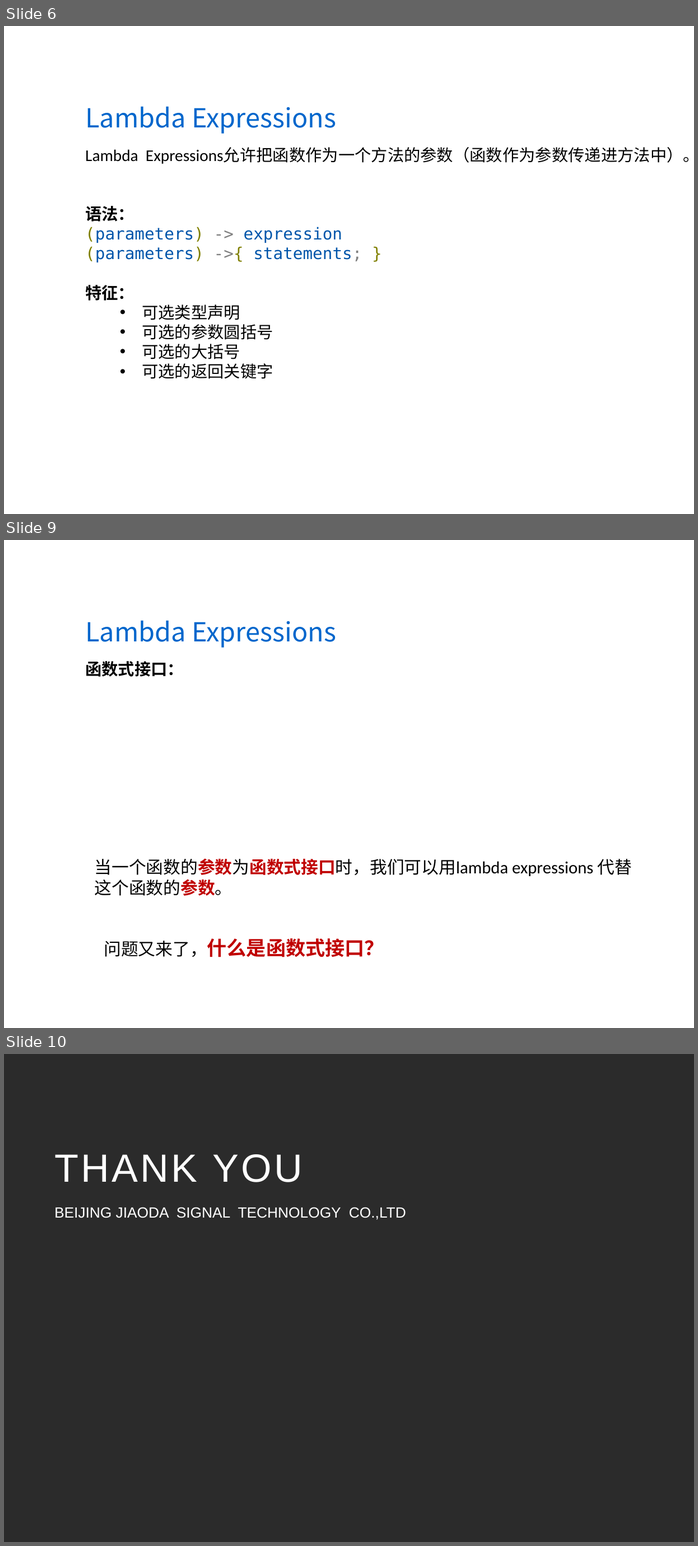
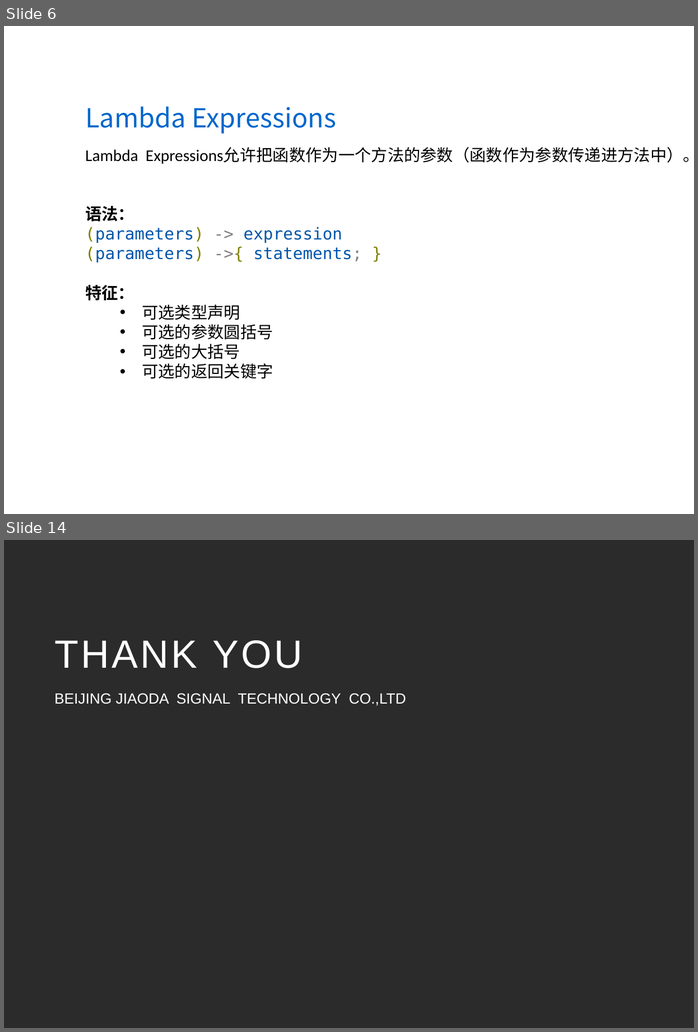
Before and after one commit to wanglei949758173/study, a slide deck: share/Java8(LambdaExpressions&StreamAPI).pptx. Shown one above the other, each under a label of ours: slides 6, 9 and 10 before the commit, slides 6 and 14 after it; the slides between them are not shown. The pictures are 698x1546 and 698x1032 pixels, drawn with LibreOffice and Linux fonts; fonts in the diff are those of the drawing; background and template pictures are left out; a plain dark background stands for a picture behind light text. Boxes give left, top, right and bottom in pixels: in the first picture for what was removed or moved away, otherwise in the second. Text is boxed around its words. In the diff, an @@ line names an element or a change of style, - is before the commit and + after.

```diff
--- a/share/Java8(LambdaExpressions&StreamAPI).pptx
+++ b/share/Java8(LambdaExpressions&StreamAPI).pptx
@@ slide 9 removed at [4,540,694,1028], background picture (left out) @@
@@ text removed at [85,620,336,648] @@
-Lambda Expressions
@@ text removed at [85,661,184,677] @@
-函数式接口：
@@ text removed at [95,858,632,896] @@
-当一个函数的参数为函数式接口时，我们可以用lambda expressions 代替这个函数的参数。
@@ text removed at [104,938,384,957] @@
-问题又来了，什么是函数式接口？
@@ what was slide 10 is now slide 14 @@
```
Also in this commit, not shown: 3 slides changed, 5 slides added, 2 other files.
